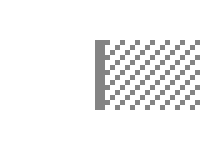
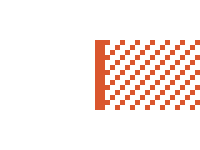
Layered file, before and after one edit (200x150). Changes by layer:
moved "Layer 3 copy 7" (2nd of 2) below "Layer 2" over (100, 40, 200, 110)
